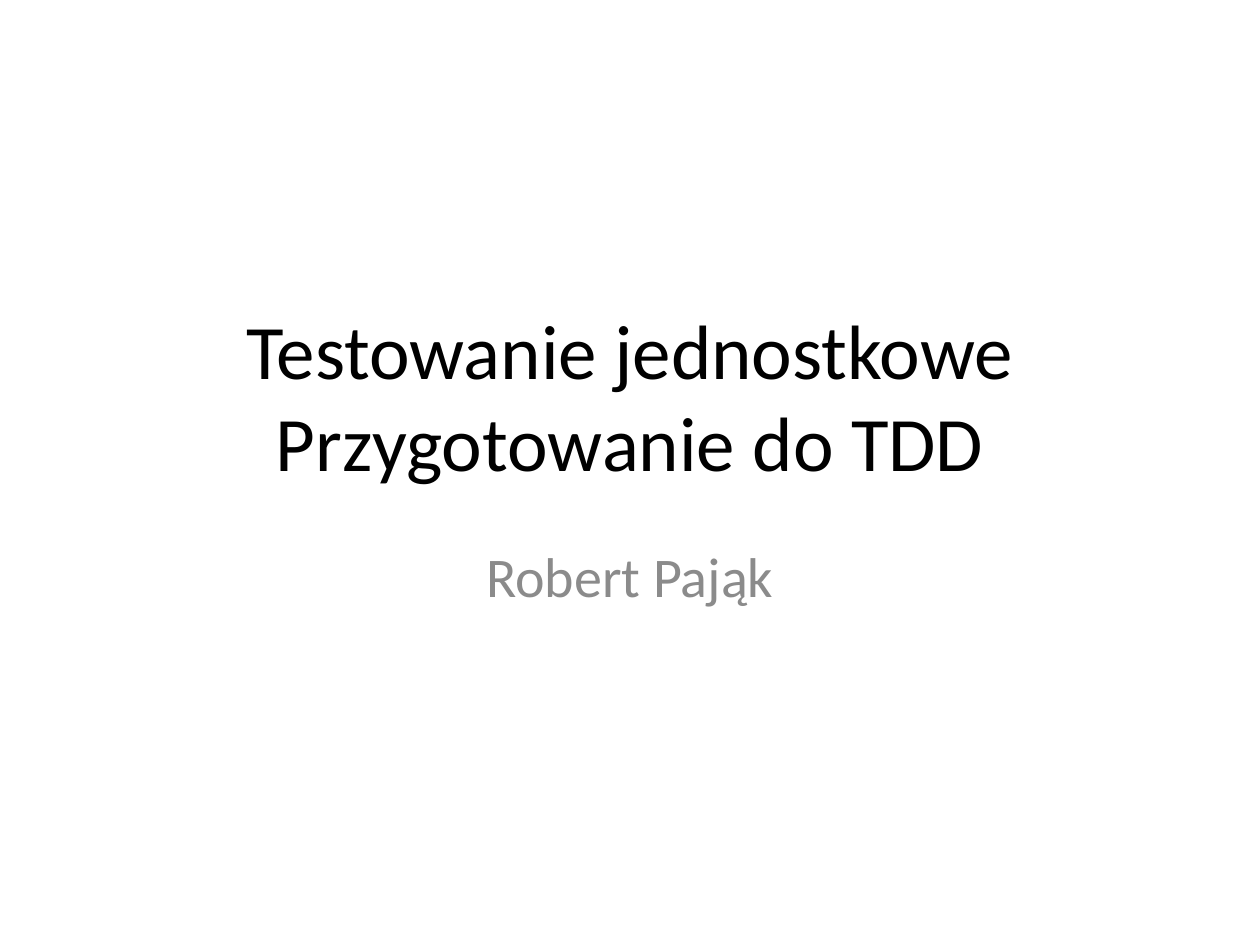
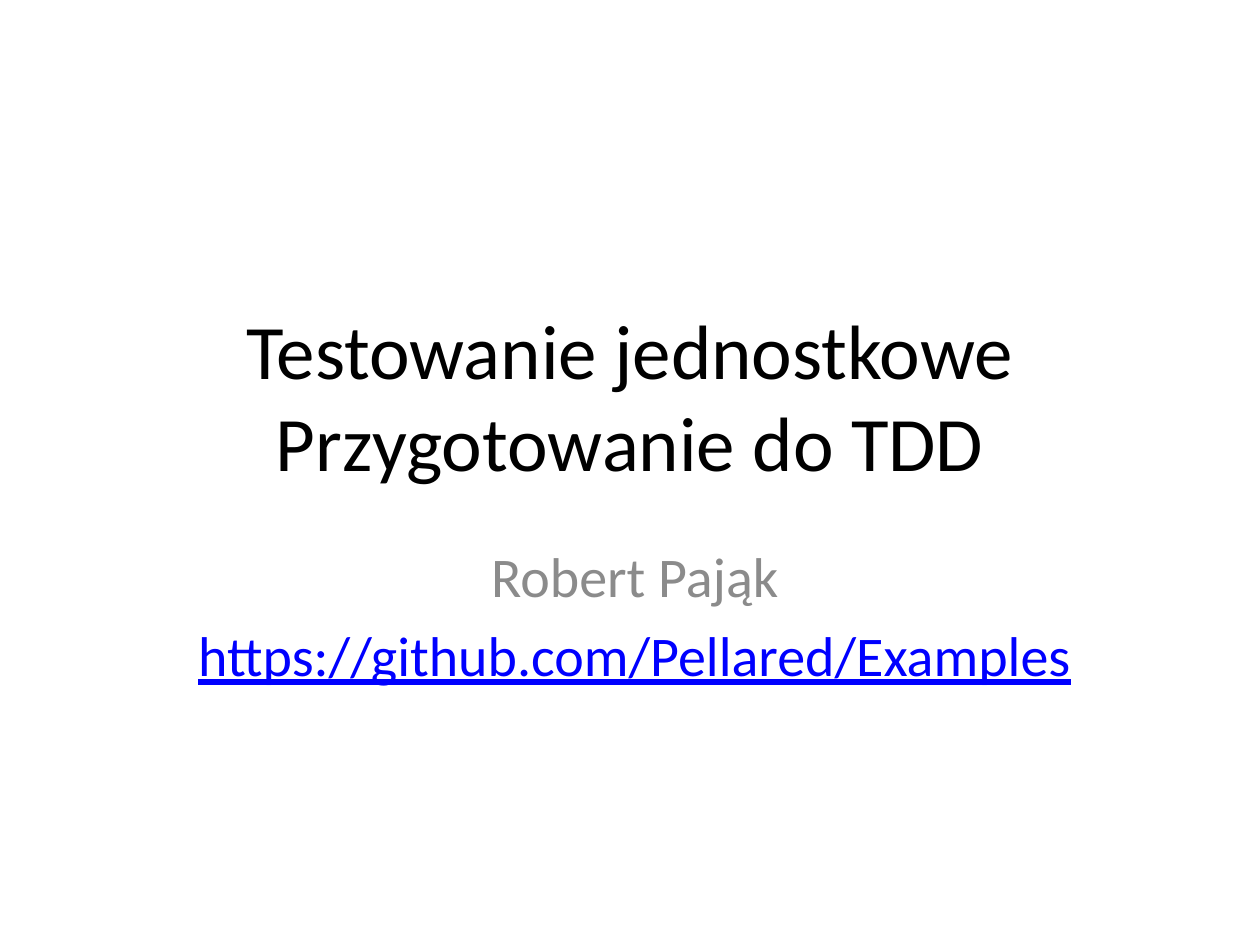
Before and after one commit to pellared/Examples, a slide deck: slide 1 of TddSample/TDD.pptx. Drawn at 1260x945 pixels with LibreOffice and Linux fonts; fonts in the diff are those of the drawing. Boxes give left, top, right and bottom in pixels: in the first picture for what was removed or moved away, otherwise in the second. Text is boxed around its words. In the diff, an @@ line names an element or a change of style, - is before the commit and + after.

Commit message:
Presentation's title page changed

```diff
--- a/TddSample/TDD.pptx
+++ b/TddSample/TDD.pptx
@@ subtitle "Robert Pająk": place and size @@
-subtitle "Robert Pająk" at <box>486,558,773,607</box>
+subtitle "Robert Pająk" at <box>198,558,1070,686</box>
@@ subtitle at <box>198,637,1070,686</box>: paragraph added @@
+https://github.com/Pellared/Examples
```
